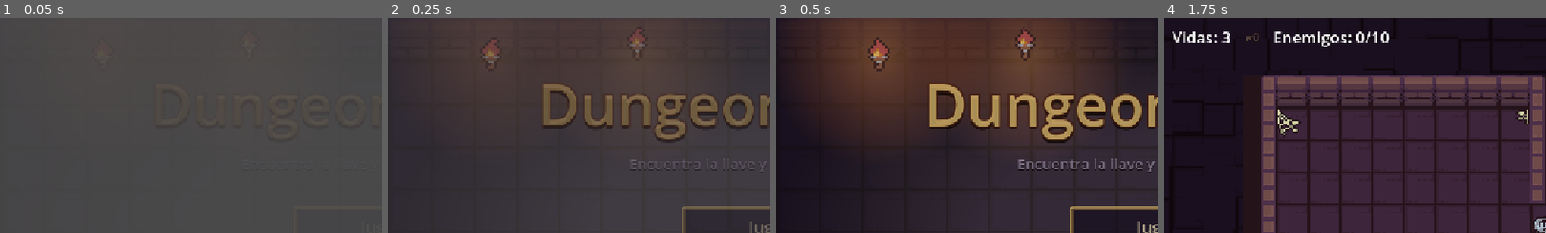
Above: before the commit, frames 1-4 (left to right).
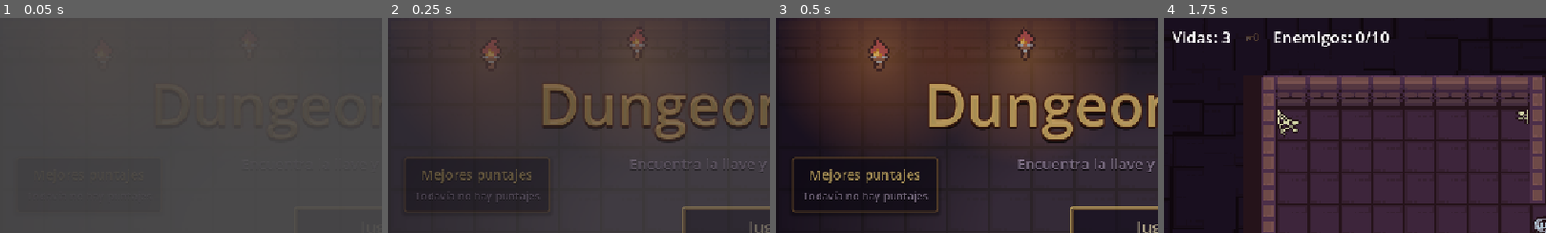
Above: after the commit, the same moments.

Repository: Thegreenmarshadow/dungeon-escape
Game: Godot game, scene res://scenes/MainMenu.tscn
Two runs of this game, one before a commit and one after it. Both use one fixed random seed, a clock stepped at 60 frames per second and the inputs below.
Inputs (mouse positions are % of the whole screen's width and height, from its top left):
- Up to frame 1 (0.05 s): no input
- Up to frame 2 (0.25 s): no input
- Up to frame 3 (0.5 s): no input
- Up to frame 4 (1.75 s): click "Jugar" at 0.5 s; tap Enter at 1.25 s; move the mouse to (72, 45) at 1.27 s; hold Right (move_right) from 1.28 s (still down); tap Space (attack) at 1.35 s; click (72, 45) at 1.42 s
The pictures show only the part of the screen within x 0-50%, y 0-50%; the shares and areas given below are measured in that part.

The runs differ from the first frame. In frame 2, 0.6% of the frame differs, in the area x 7-40%, y 70-87%; in frame 3, 1.7%, in the area x 4-43%, y 64-91%; in frame 4, nothing differs.

Commit message:
feat(menu): show high scores and best level

Diff:
--- a/scenes/MainMenu.tscn
+++ b/scenes/MainMenu.tscn
@@ -270,6 +270,32 @@
 expand_margin_right = 3.0
 expand_margin_bottom = 3.0
 
+[sub_resource type="StyleBoxFlat" id="StyleBoxFlat_scores"]
+content_margin_left = 16.0
+content_margin_top = 12.0
+content_margin_right = 16.0
+content_margin_bottom = 14.0
+bg_color = Color(0.06, 0.04, 0.09, 0.82)
+border_width_left = 2
+border_width_top = 2
+border_width_right = 2
+border_width_bottom = 2
+border_color = Color(0.5, 0.36, 0.18, 1)
+corner_radius_top_left = 4
+corner_radius_top_right = 4
+corner_radius_bottom_right = 4
+corner_radius_bottom_left = 4
+shadow_color = Color(0, 0, 0, 0.5)
+shadow_size = 6
+shadow_offset = Vector2(0, 3)
+
+[sub_resource type="Theme" id="Theme_scores"]
+default_font_size = 16
+Label/colors/font_color = Color(0.95, 0.88, 0.7, 1)
+Label/colors/font_shadow_color = Color(0, 0, 0, 0.7)
+Label/constants/shadow_offset_x = 0
+Label/constants/shadow_offset_y = 2
+
 [node name="MainMenu" type="Control" unique_id=1508971504]
 texture_filter = 1
 layout_mode = 3
@@ -494,6 +520,75 @@
 theme_override_styles/hover = SubResource("StyleBoxFlat_hover")
 theme_override_styles/focus = SubResource("StyleBoxFlat_focus")
 text = "Salir"
+
+[node name="ScoresPanel" type="PanelContainer" parent="." unique_id=1730245517]
+layout_mode = 1
+offset_left = 24.0
+offset_top = 210.0
+offset_right = 24.0
+offset_bottom = 210.0
+mouse_filter = 2
+theme = SubResource("Theme_scores")
+theme_override_styles/panel = SubResource("StyleBoxFlat_scores")
+
+[node name="ScoresBox" type="VBoxContainer" parent="ScoresPanel" unique_id=1102938475]
+layout_mode = 2
+mouse_filter = 2
+theme_override_constants/separation = 6
+
+[node name="ScoresTitle" type="Label" parent="ScoresPanel/ScoresBox" unique_id=1287364510]
+layout_mode = 2
+theme_override_colors/font_color = Color(1, 0.86, 0.5, 1)
+theme_override_font_sizes/font_size = 20
+text = "Mejores puntajes"
+horizontal_alignment = 1
+
+[node name="BestLevelLabel" type="Label" parent="ScoresPanel/ScoresBox" unique_id=1904857362]
+unique_name_in_owner = true
+layout_mode = 2
+text = "Nivel máximo: 0"
+horizontal_alignment = 1
+
+[node name="ScoresGrid" type="GridContainer" parent="ScoresPanel/ScoresBox" unique_id=1563748291]
+unique_name_in_owner = true
+layout_mode = 2
+mouse_filter = 2
+theme_override_constants/h_separation = 14
+theme_override_constants/v_separation = 2
+columns = 4
+
+[node name="RankHeader" type="Label" parent="ScoresPanel/ScoresBox/ScoresGrid" unique_id=1376452819]
+layout_mode = 2
+theme_override_colors/font_color = Color(0.8, 0.72, 0.85, 0.85)
+theme_override_font_sizes/font_size = 14
+text = "#"
+
+[node name="ScoreHeader" type="Label" parent="ScoresPanel/ScoresBox/ScoresGrid" unique_id=1648203957]
+layout_mode = 2
+theme_override_colors/font_color = Color(0.8, 0.72, 0.85, 0.85)
+theme_override_font_sizes/font_size = 14
+text = "Puntos"
+horizontal_alignment = 2
+
+[node name="LevelHeader" type="Label" parent="ScoresPanel/ScoresBox/ScoresGrid" unique_id=1829374650]
+layout_mode = 2
+theme_override_colors/font_color = Color(0.8, 0.72, 0.85, 0.85)
+theme_override_font_sizes/font_size = 14
+text = "Nivel"
+horizontal_alignment = 2
+
+[node name="DateHeader" type="Label" parent="ScoresPanel/ScoresBox/ScoresGrid" unique_id=1093847561]
+layout_mode = 2
+theme_override_colors/font_color = Color(0.8, 0.72, 0.85, 0.85)
+theme_override_font_sizes/font_size = 14
+text = "Fecha"
+
+[node name="NoScoresLabel" type="Label" parent="ScoresPanel/ScoresBox" unique_id=1456273819]
+unique_name_in_owner = true
+layout_mode = 2
+theme_override_colors/font_color = Color(0.8, 0.72, 0.85, 0.85)
+text = "Todavía no hay puntajes"
+horizontal_alignment = 1
 
 [node name="Hint" type="Label" parent="." unique_id=1150550259]
 layout_mode = 1
--- a/scripts/main_menu.gd
+++ b/scripts/main_menu.gd
@@ -4,10 +4,15 @@
 const MENU_MUSIC := preload("res://assets/music/dungeon_yd.ogg")
 ## Segundos que tarda en aparecer el menú.
 const FADE_IN_TIME := 0.8
+## Cuántos puntajes de la tabla se muestran en el menú.
+const SHOWN_SCORES := 5
 
 @onready var play_button: Button = %PlayButton
 @onready var quit_button: Button = %QuitButton
 @onready var title: Label = %Title
+@onready var best_level_label: Label = %BestLevelLabel
+@onready var scores_grid: GridContainer = %ScoresGrid
+@onready var no_scores_label: Label = %NoScoresLabel
 
 
 func _ready() -> void:
@@ -16,9 +21,37 @@
 	quit_button.pressed.connect(get_tree().quit)
 	# Con el foco en "Jugar" el menú también se maneja con el teclado.
 	play_button.grab_focus()
+	_show_scores()
 	_fade_in()
 	_pulse_title()
 	_flicker_flames()
+
+
+## Llena el panel de puntajes con el nivel máximo y los mejores puntajes
+## guardados. Sin puntajes muestra un mensaje en lugar de la tabla.
+func _show_scores() -> void:
+	var board := ScoreBoard.load_board()
+	var best_level: int = board["best_level"]
+	best_level_label.text = "Nivel máximo: %d" % best_level
+	best_level_label.visible = best_level > 0
+
+	var entries: Array = board["entries"]
+	scores_grid.visible = not entries.is_empty()
+	no_scores_label.visible = entries.is_empty()
+	# La grilla ya trae la fila de encabezados; acá se agregan las filas.
+	for i in mini(entries.size(), SHOWN_SCORES):
+		var entry: Dictionary = entries[i]
+		_add_score_cell("#%d" % (i + 1))
+		_add_score_cell(str(entry["score"]), HORIZONTAL_ALIGNMENT_RIGHT)
+		_add_score_cell(str(entry["level"]), HORIZONTAL_ALIGNMENT_RIGHT)
+		_add_score_cell(ScoreBoard.display_date(entry))
+
+
+func _add_score_cell(text: String, alignment: HorizontalAlignment = HORIZONTAL_ALIGNMENT_LEFT) -> void:
+	var cell := Label.new()
+	cell.text = text
+	cell.horizontal_alignment = alignment
+	scores_grid.add_child(cell)
 
 
 func _fade_in() -> void:
